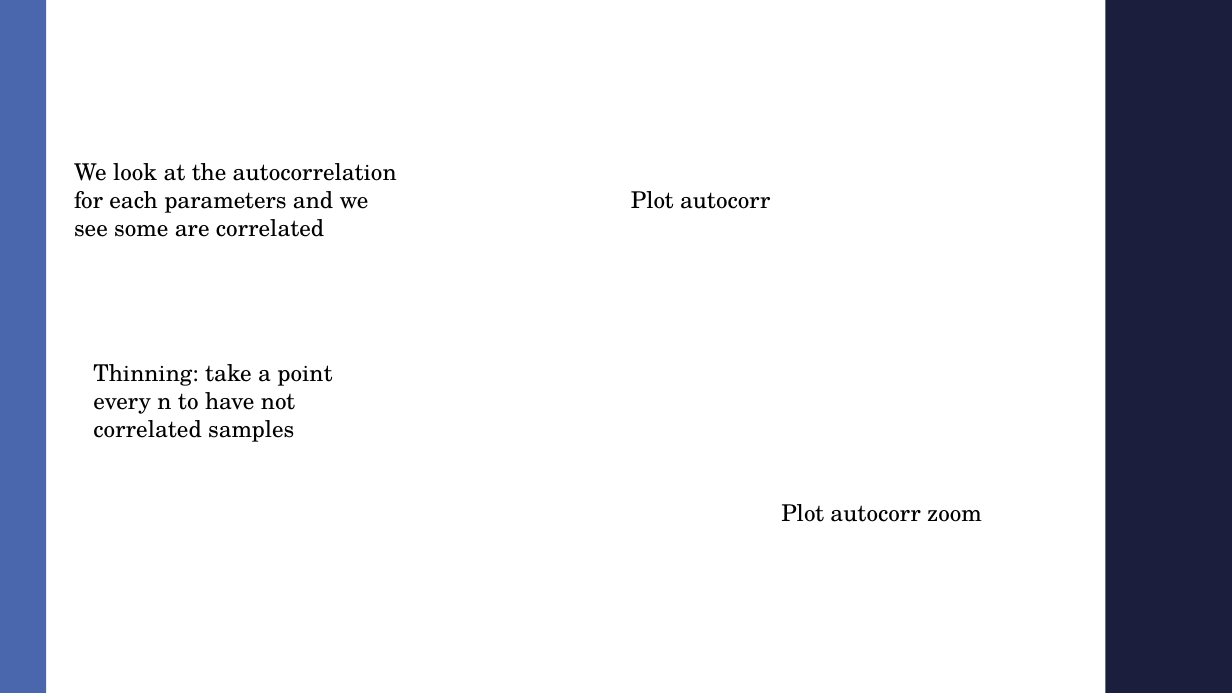
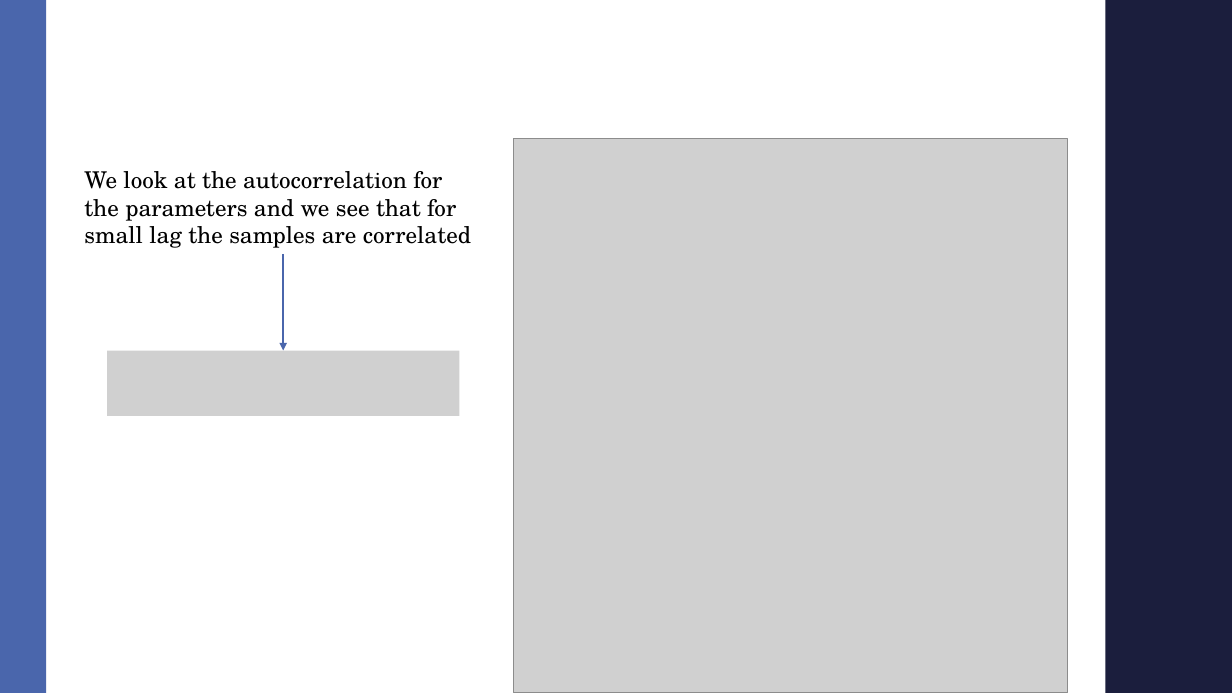
Before and after one commit to AndreaMarcone01/Bayesian_exam, a slide deck: slide 14 of Seminar.pptx (slide 13 before the commit). Drawn at 1232x693 pixels with LibreOffice and Linux fonts; fonts in the diff are those of the drawing; grey boxes stand for pictures; background and template pictures are left out. Boxes give left, top, right and bottom in pixels: in the first picture for what was removed or moved away, otherwise in the second. Text is boxed around its words. In the diff, an @@ line names an element or a change of style, - is before the commit and + after.

```diff
--- a/Seminar.pptx
+++ b/Seminar.pptx
@@ picture added at bbox=[513, 139, 1067, 693] @@
@@ text at bbox=[84, 171, 471, 248]: text changed @@
-We look at the autocorrelation for each parameters and we see some are correlated
+We look at the autocorrelation for the parameters and we see that for small lag the samples are correlated
@@ text removed at bbox=[631, 191, 770, 209] @@
-Plot autocorr
@@ arrow added from (284, 254) to (284, 350), #4A66AC 1.5 pt @@
@@ picture added at bbox=[107, 350, 459, 416] @@
@@ text removed at bbox=[93, 364, 332, 442] @@
-Thinning: take a point every n to have not correlated samples
@@ text removed at bbox=[781, 504, 982, 522] @@
-Plot autocorr zoom
```
Also in this commit, not shown: 8 other slides changed, 2 slides added, 4 other files.
